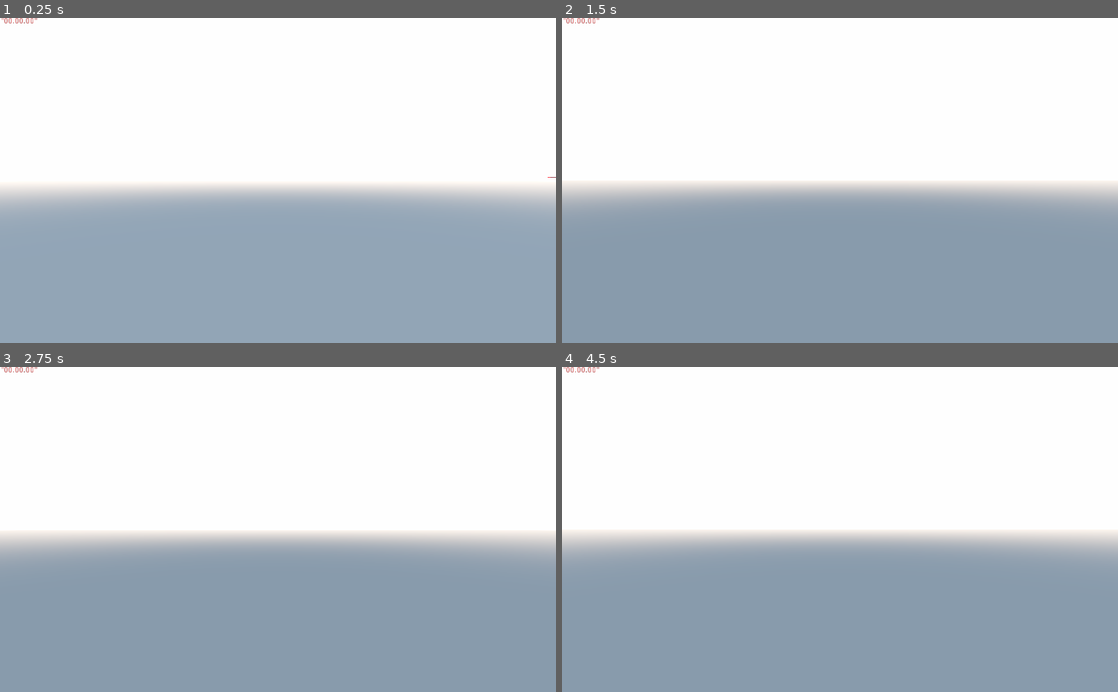
Above: before the commit, frames 1-4 (two rows, left to right).
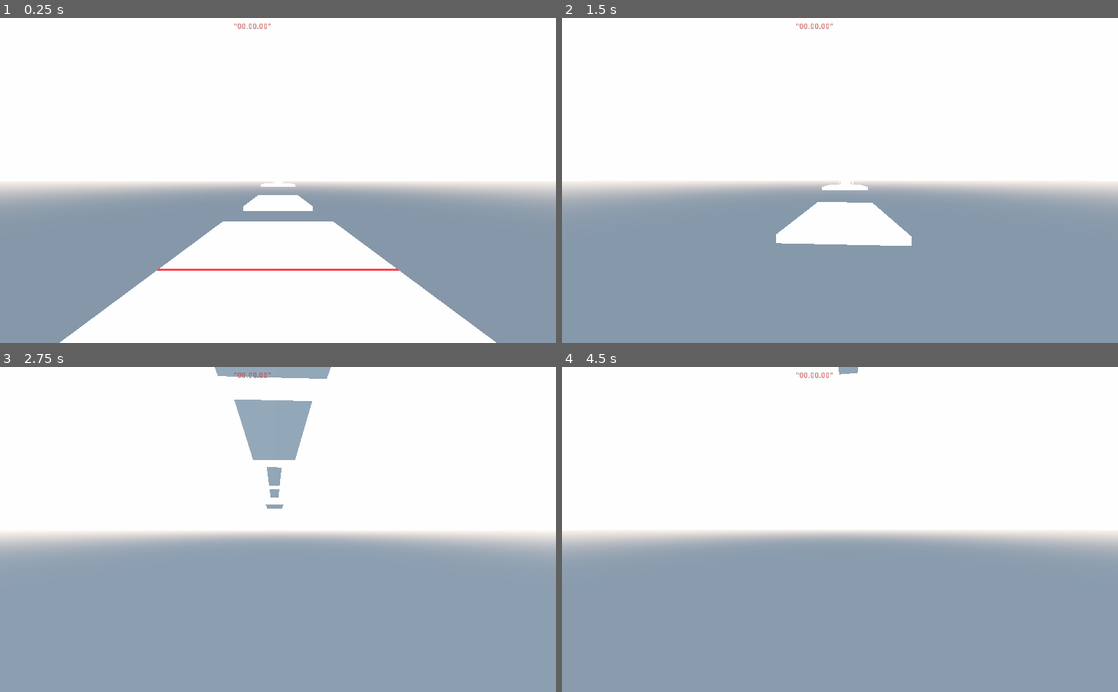
Above: after the commit, the same moments.

Repository: Orrickl/Godot3dgame2024
Game: Godot game, scene res://Level.tscn
The game is run twice, just before and just after one commit, with the same random seed, the same clock (stepped at 60 frames per second) and the same inputs.
Inputs (mouse positions are in pixels of both pictures, inside the frame that each line leads up to):
- Up to frame 1 (0.25 s): no input
- Up to frame 2 (1.5 s): move the mouse to (867, 180) at 0.52 s; hold W (forward) from 0.53 s (still down); tap Space (jump) at 0.6, 0.77, 1.07, 1.35 s; move the mouse to (812, 180) at 1.27 s
- Up to frame 3 (2.75 s): keep holding W (forward); tap Space (jump) at 1.52, 1.82, 2.1 s; move the mouse to (289, 523) at 2.02 s
- Up to frame 4 (4.5 s): keep holding W (forward); move the mouse to (834, 536) at 2.77 s; tap Space (jump) at 2.85, 3.02, 3.32, 3.6, 3.77, 4.07, 4.35 s; move the mouse to (878, 532) at 3.52 s; move the mouse to (795, 526) at 4.27 s

The runs differ from the first frame. In frame 1, 24% of the frame differs, in the area x 0-100%, y 0-100%; in frame 2, 3.5%; in frame 3, 3.2%; in frame 4, 0.8%.

Commit message:
starting platforms test

Diff:
--- a/CameraJoint.gd
+++ b/CameraJoint.gd
@@ -12,7 +12,7 @@
 func _unhandled_input(event: InputEvent) -> void:
 	if event is InputEventMouseMotion:
 		rotation_degrees.x -= event.relative.y * mouse_sensitivity
-		rotation_degrees.x = clamp(rotation_degrees.x, -30.0, 0.0)
+		rotation_degrees.x = clamp(rotation_degrees.x, -60.0, 0.0)
 
 		rotation_degrees.y -= event.relative.x * mouse_sensitivity
 		rotation_degrees.y = wrapf(rotation_degrees.y, 0.0, 360.0)
--- a/Level.tscn
+++ b/Level.tscn
@@ -1,29 +1,24 @@
-[gd_scene load_steps=22 format=2]
+[gd_scene load_steps=19 format=2]
 
 [ext_resource path="res://timer.gd" type="Script" id=1]
 [ext_resource path="res://Player.gd" type="Script" id=2]
 [ext_resource path="res://CameraJoint.gd" type="Script" id=3]
 
-[sub_resource type="BoxShape" id=1]
-extents = Vector3( 1, 1.001, 1.001 )
-
-[sub_resource type="CubeMesh" id=2]
-
-[sub_resource type="BoxShape" id=3]
-extents = Vector3( 15, 1, 15 )
-
-[sub_resource type="CubeMesh" id=4]
-size = Vector3( 30, 2, 30 )
-
-[sub_resource type="ShaderMaterial" id=16]
-
 [sub_resource type="CapsuleShape" id=5]
 radius = 1.46669
 height = 2.21212
 
-[sub_resource type="CapsuleMesh" id=19]
-
-[sub_resource type="CapsuleShape" id=11]
+[sub_resource type="CapsuleShape" id=20]
+radius = 1.16146
+height = 3.09893
+
+[sub_resource type="BoxShape" id=3]
+extents = Vector3( 15, 3.60264, 15 )
+
+[sub_resource type="CubeMesh" id=4]
+size = Vector3( 30, 2, 30 )
+
+[sub_resource type="ShaderMaterial" id=16]
 
 [sub_resource type="BoxShape" id=7]
 
@@ -37,14 +32,14 @@
 margin = 0.001
 extents = Vector3( 0.720776, 2.27435, 15.2119 )
 
+[sub_resource type="BoxShape" id=13]
+
+[sub_resource type="CubeMesh" id=15]
+
 [sub_resource type="BoxShape" id=12]
 extents = Vector3( 0.861979, 2.8069, 14.8677 )
 
-[sub_resource type="BoxShape" id=13]
-
 [sub_resource type="PrismMesh" id=14]
-
-[sub_resource type="CubeMesh" id=15]
 
 [sub_resource type="ProceduralSky" id=17]
 
@@ -57,59 +52,52 @@
 
 [node name="Level" type="Spatial"]
 
-[node name="Box" type="RigidBody" parent="."]
-transform = Transform( 1, 0, 0, 0, 1, 0, 0, 0, 1, 44.7152, 4.86853, 0.383096 )
-
-[node name="CollisionShape" type="CollisionShape" parent="Box"]
-transform = Transform( 1, 0, 0, 0, 1, 0, 0, 0, 1, 0.0150537, -0.0114046, 0.0188658 )
-shape = SubResource( 1 )
-
-[node name="MeshInstance" type="MeshInstance" parent="Box"]
-mesh = SubResource( 2 )
-
-[node name="StaticBody" type="StaticBody" parent="."]
-transform = Transform( 15, 0, 0, 0, 1, 0, 0, 0, 1, 215, -1, 0 )
-
-[node name="CollisionShape" type="CollisionShape" parent="StaticBody"]
-shape = SubResource( 3 )
-
-[node name="MeshInstance" type="MeshInstance" parent="StaticBody"]
-mesh = SubResource( 4 )
-material/0 = SubResource( 16 )
-
 [node name="player" type="KinematicBody" parent="."]
-transform = Transform( 1, 0, 0, 0, 1, 0, 0, 0, 1, 0, 1, 0 )
+transform = Transform( -4.37114e-08, 0, -1, 0, 1, 0, 1, 0, -4.37114e-08, 0, 12.8113, 0 )
 script = ExtResource( 2 )
 
 [node name="PlayerShape" type="CollisionShape" parent="player"]
-transform = Transform( 1, 0, 0, 0, -4.37114e-08, -1, 0, 1, -4.37114e-08, 0.20971, 2.76891, 0.417154 )
+transform = Transform( 1, 0, 0, 0, -4.37114e-08, -1, 0, 1, -4.37114e-08, 0.186397, 2.87529, 0.416956 )
 shape = SubResource( 5 )
 
 [node name="MeshInstance" type="MeshInstance" parent="player/PlayerShape"]
-transform = Transform( 1.4, 0, 0, 0, 1.4, 0, 0, 0, 1.75, 0, 0, 0 )
-mesh = SubResource( 19 )
+transform = Transform( -6.11959e-09, -0.14, 0, -0.14, 6.11959e-09, -1.5299e-08, 1.22392e-08, -5.34992e-16, -0.175, -2.49989, 6.00535, 23.25 )
 
 [node name="PlayerArea" type="Area" parent="player"]
 transform = Transform( 1, 0, 0, 0, -4.37114e-08, -1, 0, 1, -4.37114e-08, 0, 2, 0 )
 
 [node name="CollisionShape" type="CollisionShape" parent="player/PlayerArea"]
-shape = SubResource( 11 )
+transform = Transform( 1, 0, 0, 0, 1, 0, 0, 0, 1, 0.216282, 0.454979, -0.721115 )
+shape = SubResource( 20 )
 
 [node name="SpringArm" type="SpringArm" parent="player"]
-transform = Transform( 1, 0, 0, 0, 1, 0, 0, 0, 1, 0.182866, 3.71846, 0 )
+physics_interpolation_mode = 1
+transform = Transform( 1, 0, 0, 0, 0.1, 0, 0, 0, 1, 0.167952, 4.75428, 0 )
 spring_length = 0.0
 margin = 0.2
 script = ExtResource( 3 )
 
-[node name="Camera" type="Camera" parent="player/SpringArm"]
-transform = Transform( 1, 0, 0, 0, 1, 0, 0, 0, 1, 0, 1, 0 )
+[node name="Camera" type="ClippedCamera" parent="player/SpringArm"]
+transform = Transform( 1, 0, 0, 0, 10, 0, 0, 0, 1, 0, 5, 0 )
+fov = 100.0
 far = 2222.0
 
+[node name="start platform" type="StaticBody" parent="."]
+transform = Transform( 1.5, 0, 0, 0, 1, 0, 0, 0, 1, 14.555, -1, 0 )
+
+[node name="CollisionShape" type="CollisionShape" parent="start platform"]
+transform = Transform( 1, 0, 0, 0, 1, 0, 0, 0, 1, 0, 2.64429, 0 )
+shape = SubResource( 3 )
+
+[node name="MeshInstance" type="MeshInstance" parent="start platform"]
+mesh = SubResource( 4 )
+material/0 = SubResource( 16 )
+
 [node name="Label" type="Label" parent="."]
-margin_left = 1.0
-margin_top = -1.0
-margin_right = 1024.0
-margin_bottom = 147.0
+margin_left = 431.0
+margin_top = 9.0
+margin_right = 499.0
+margin_bottom = 23.0
 custom_colors/font_color = Color( 0.909804, 0.313726, 0.313726, 1 )
 text = "\"00.00.00\""
 script = ExtResource( 1 )
@@ -124,56 +112,141 @@
 mesh = SubResource( 9 )
 
 [node name="Start" type="Area" parent="."]
-transform = Transform( 1, 0, 0, 0, 1, 0, 0, 0, 1, 17.0752, 1.68309, 0 )
+transform = Transform( 1, 0, 0, 0, 1, 0, 0, 0, 1, 17.0752, 8.18452, 0 )
 
 [node name="CollisionShape" type="CollisionShape" parent="Start"]
 transform = Transform( 1, 0, 0, 0, 1, 0, 0, 0, 1, 0.5058, 0.605266, 0 )
 shape = SubResource( 10 )
 
-[node name="Finish" type="Area" parent="."]
-transform = Transform( 1, 0, 0, 0, 1, 0, 0, 0, 1, 394.602, 2.46735, 0 )
-
-[node name="CollisionShape" type="CollisionShape" parent="Finish"]
+[node name="Platforms" type="Spatial" parent="."]
+
+[node name="plat1" type="StaticBody" parent="Platforms"]
+transform = Transform( 1.5, 0, 0, 0, 1, 0, 0, 0, 1, 81.1048, -1, 0 )
+
+[node name="CollisionShape" type="CollisionShape" parent="Platforms/plat1"]
+transform = Transform( 1, 0, 0, 0, 1, 0, 0, 0, 1, -0.0973396, 2.64429, -0.0227585 )
+shape = SubResource( 3 )
+
+[node name="MeshInstance" type="MeshInstance" parent="Platforms/plat1"]
+mesh = SubResource( 4 )
+material/0 = SubResource( 16 )
+
+[node name="plat2" type="StaticBody" parent="Platforms"]
+transform = Transform( 1.5, 0, 0, 0, 1, 0, 0, 0, 1, 140.881, 6.73663, 0 )
+
+[node name="CollisionShape" type="CollisionShape" parent="Platforms/plat2"]
+transform = Transform( 1, 0, 0, 0, 1, 0, 0, 0, 1, -0.0973396, 2.64429, -0.0227585 )
+shape = SubResource( 3 )
+
+[node name="MeshInstance" type="MeshInstance" parent="Platforms/plat2"]
+mesh = SubResource( 4 )
+material/0 = SubResource( 16 )
+
+[node name="Spatial" type="Spatial" parent="Platforms"]
+
+[node name="plat3" type="StaticBody" parent="Platforms/Spatial"]
+transform = Transform( 1.5, 0, 0, 0, 1, 0, 0, 0, 0.4, 197.415, 6.73663, 0 )
+
+[node name="CollisionShape" type="CollisionShape" parent="Platforms/Spatial/plat3"]
+transform = Transform( 1, 0, 0, 0, 1, 0, 0, 0, 1, -0.0973396, 2.64429, -0.0227585 )
+shape = SubResource( 3 )
+
+[node name="MeshInstance" type="MeshInstance" parent="Platforms/Spatial/plat3"]
+mesh = SubResource( 4 )
+material/0 = SubResource( 16 )
+
+[node name="plat4" type="StaticBody" parent="Platforms/Spatial"]
+transform = Transform( 10, 0, 0, 0, 2, 0, 0, 0, 6, 205, 19.9033, 0 )
+
+[node name="CollisionShape" type="CollisionShape" parent="Platforms/Spatial/plat4"]
+transform = Transform( 1, 0, 0, 0, 4.5, 0, 0, 0, 1, 0, -1.59348, 0 )
+shape = SubResource( 13 )
+
+[node name="MeshInstance" type="MeshInstance" parent="Platforms/Spatial/plat4/CollisionShape"]
+mesh = SubResource( 15 )
+
+[node name="Spatial2" type="Spatial" parent="Platforms"]
+transform = Transform( -1, 8.74228e-08, 0, 8.74228e-08, 1, 8.74228e-08, 7.64274e-15, 8.74228e-08, -1, 455, 0, 0 )
+
+[node name="plat3" type="StaticBody" parent="Platforms/Spatial2"]
+transform = Transform( 1.5, 0, 0, 0, 1, 0, 0, 0, 0.4, 197.415, 6.73663, 0 )
+
+[node name="CollisionShape" type="CollisionShape" parent="Platforms/Spatial2/plat3"]
+transform = Transform( 1, 0, 0, 0, 1, 0, 0, 0, 1, -0.0973396, 2.64429, -0.0227585 )
+shape = SubResource( 3 )
+
+[node name="MeshInstance" type="MeshInstance" parent="Platforms/Spatial2/plat3"]
+mesh = SubResource( 4 )
+material/0 = SubResource( 16 )
+
+[node name="plat4" type="StaticBody" parent="Platforms/Spatial2"]
+transform = Transform( 10, 0, 0, 0, 2, 0, 0, 0, 6, 205, 19.9033, 0 )
+
+[node name="CollisionShape" type="CollisionShape" parent="Platforms/Spatial2/plat4"]
+transform = Transform( 1, 0, 0, 0, 4.5, 0, 0, 0, 1, 0, -1.59348, 0 )
+shape = SubResource( 13 )
+
+[node name="MeshInstance" type="MeshInstance" parent="Platforms/Spatial2/plat4/CollisionShape"]
+mesh = SubResource( 15 )
+
+[node name="Fin" type="Spatial" parent="."]
+transform = Transform( 1, 0, 0, 0, 1, 0, 0, 0, 1, -82, 0, 0 )
+
+[node name="Finish" type="Area" parent="Fin"]
+transform = Transform( 1, 0, 0, 0, 1, 0, 0, 0, 1, 393.698, 2.46735, 0 )
+
+[node name="CollisionShape" type="CollisionShape" parent="Fin/Finish"]
 transform = Transform( 1, 0, 0, 0, 1, 0, 0, 0, 1, -0.015686, 0.405303, 0 )
 shape = SubResource( 12 )
 
-[node name="RigidBody" type="RigidBody" parent="."]
-transform = Transform( 1, 0, 0, 0, 1, 0, 0, 0, 1, 394, 10, 0 )
-
-[node name="CollisionShape" type="CollisionShape" parent="RigidBody"]
+[node name="RigidBody" type="StaticBody" parent="Fin"]
+transform = Transform( 1, 0, 0, 0, 1, 0, 0, 0, 1, 394, 14.4531, 0 )
+
+[node name="CollisionShape" type="CollisionShape" parent="Fin/RigidBody"]
 transform = Transform( 1, 0, 0, 0, 0.3, 0, 0, 0, 15, 0, -0.489947, 0 )
 shape = SubResource( 13 )
 
-[node name="MeshInstance" type="MeshInstance" parent="RigidBody/CollisionShape"]
+[node name="MeshInstance" type="MeshInstance" parent="Fin/RigidBody/CollisionShape"]
 mesh = SubResource( 14 )
 
-[node name="RigidBody2" type="RigidBody" parent="."]
-transform = Transform( 1, 0, 0, 0, 1, 0, 0, 0, 1, 394, 6.30326, 13.995 )
-
-[node name="CollisionShape" type="CollisionShape" parent="RigidBody2"]
-transform = Transform( 1, 0, 0, 0, 4.5, 0, 0, 0, 1, 0, -1.59348, 0 )
-shape = SubResource( 13 )
-
-[node name="MeshInstance" type="MeshInstance" parent="RigidBody2/CollisionShape"]
-mesh = SubResource( 15 )
-
-[node name="RigidBody3" type="RigidBody" parent="."]
-transform = Transform( 1, 0, 0, 0, 1, 0, 0, 0, 1, 394.003, 6.33495, -13.9938 )
-
-[node name="CollisionShape" type="CollisionShape" parent="RigidBody3"]
-transform = Transform( 1, 0, 0, 0, 4.5, 0, 0, 0, 1, 0, -1.59348, 0 )
-shape = SubResource( 13 )
-
-[node name="MeshInstance" type="MeshInstance" parent="RigidBody3/CollisionShape"]
-mesh = SubResource( 15 )
-
-[node name="Label3D" type="Label3D" parent="."]
-transform = Transform( -8.74228e-07, 0, -1, 0, 20, 0, 20, 0, -4.37114e-08, 393.71, 11.7177, 0.791428 )
+[node name="RigidBody2" type="StaticBody" parent="Fin"]
+transform = Transform( 1, 0, 0, 0, 1.5, 0, 0, 0, 1, 394, 9.37612, 13.995 )
+
+[node name="CollisionShape" type="CollisionShape" parent="Fin/RigidBody2"]
+transform = Transform( 1, 0, 0, 0, 4.5, 0, 0, 0, 1, 0, -1.59348, 0 )
+shape = SubResource( 13 )
+
+[node name="MeshInstance" type="MeshInstance" parent="Fin/RigidBody2/CollisionShape"]
+mesh = SubResource( 15 )
+
+[node name="RigidBody3" type="StaticBody" parent="Fin"]
+transform = Transform( 1, 0, 0, 0, 1.5, 0, 0, 0, 1, 394.003, 9.26554, -13.9938 )
+
+[node name="CollisionShape" type="CollisionShape" parent="Fin/RigidBody3"]
+transform = Transform( 1, 0, 0, 0, 4.5, 0, 0, 0, 1, 0, -1.59348, 0 )
+shape = SubResource( 13 )
+
+[node name="MeshInstance" type="MeshInstance" parent="Fin/RigidBody3/CollisionShape"]
+mesh = SubResource( 15 )
+
+[node name="Label3D" type="Label3D" parent="Fin"]
+transform = Transform( -8.74228e-07, 0, -1, 0, 20, 0, 20, 0, -4.37114e-08, 393.71, 14.5898, 0.163886 )
 text = "The End!
 "
 
+[node name="plat1" type="StaticBody" parent="Fin"]
+transform = Transform( 1.5, 0, 0, 0, 1, 0, 0, 0, 1, 400.503, -0.794849, -0.0203581 )
+
+[node name="CollisionShape" type="CollisionShape" parent="Fin/plat1"]
+transform = Transform( 1, 0, 0, 0, 1, 0, 0, 0, 1, -0.0973396, 2.64429, -0.0227585 )
+shape = SubResource( 3 )
+
+[node name="MeshInstance" type="MeshInstance" parent="Fin/plat1"]
+mesh = SubResource( 4 )
+material/0 = SubResource( 16 )
+
 [node name="WorldEnvironment" type="WorldEnvironment" parent="."]
 environment = SubResource( 18 )
 
 [connection signal="body_entered" from="Start" to="Label" method="_on_Start_body_entered"]
-[connection signal="body_entered" from="Finish" to="Label" method="_on_Finish_body_entered"]
+[connection signal="body_entered" from="Fin/Finish" to="Label" method="_on_Finish_body_entered"]
--- a/Player.gd
+++ b/Player.gd
@@ -4,8 +4,8 @@
 # Declare member variables here. Examples:
 # var a = 2
 # var b = "text"
-export var speed := 18
-export var jump_strength := 20.0
+export var speed := 30
+export var jump_strength := 30.0
 export var gravity := 50.0
 
 var _velocity := Vector3.ZERO
--- a/timer.gd
+++ b/timer.gd
@@ -8,6 +8,8 @@
 		time += delta
 		text = var2str(round(time*100)/100)
 		print("hi")
+	 #if(not timer_on):
+
 
 func _on_Start_body_entered(_body):
 	timer_on = true
Not shown, added: GardeningGloves_v01_L3.123c7642a461-2db0-4b0b-96f4-df2dab1dca71/GardeningGloves_v01_L3.123c7642a461-2db0-4b0b-96f4-df2dab1dca71/10139_GardeningGloves_v01.jpg.import
Not shown, added: GardeningGloves_v01_L3.123c7642a461-2db0-4b0b-96f4-df2dab1dca71/GardeningGloves_v01_L3.123c7642a461-2db0-4b0b-96f4-df2dab1dca71/10139_GardeningGloves_v1_L3.mtl
Not shown, added: GardeningGloves_v01_L3.123c7642a461-2db0-4b0b-96f4-df2dab1dca71/GardeningGloves_v01_L3.123c7642a461-2db0-4b0b-96f4-df2dab1dca71/10139_GardeningGloves_v1_L3.obj
Not shown, added: GardeningGloves_v01_L3.123c7642a461-2db0-4b0b-96f4-df2dab1dca71/GardeningGloves_v01_L3.123c7642a461-2db0-4b0b-96f4-df2dab1dca71/10139_GardeningGloves_v1_L3.obj.import
